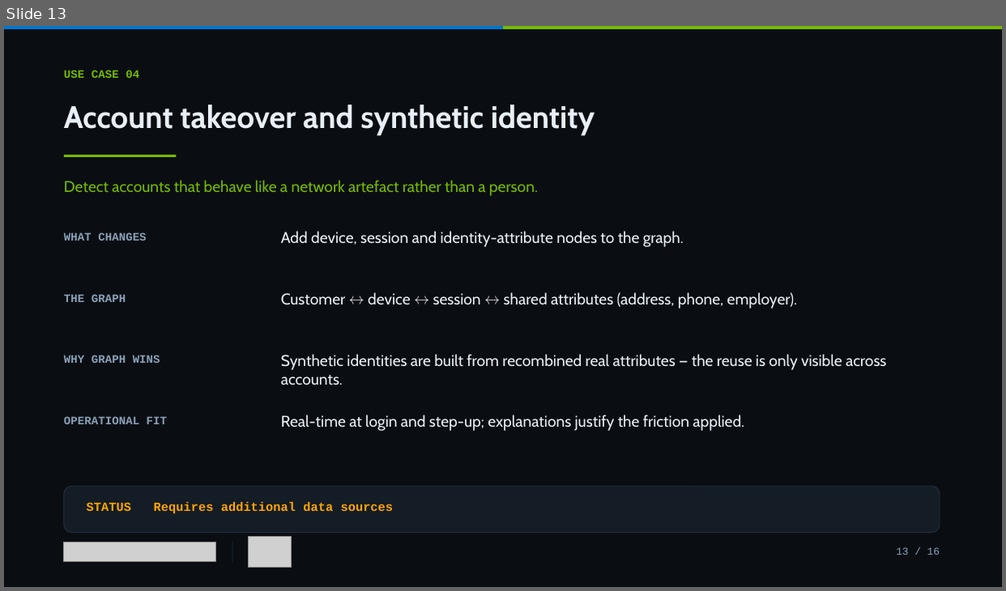
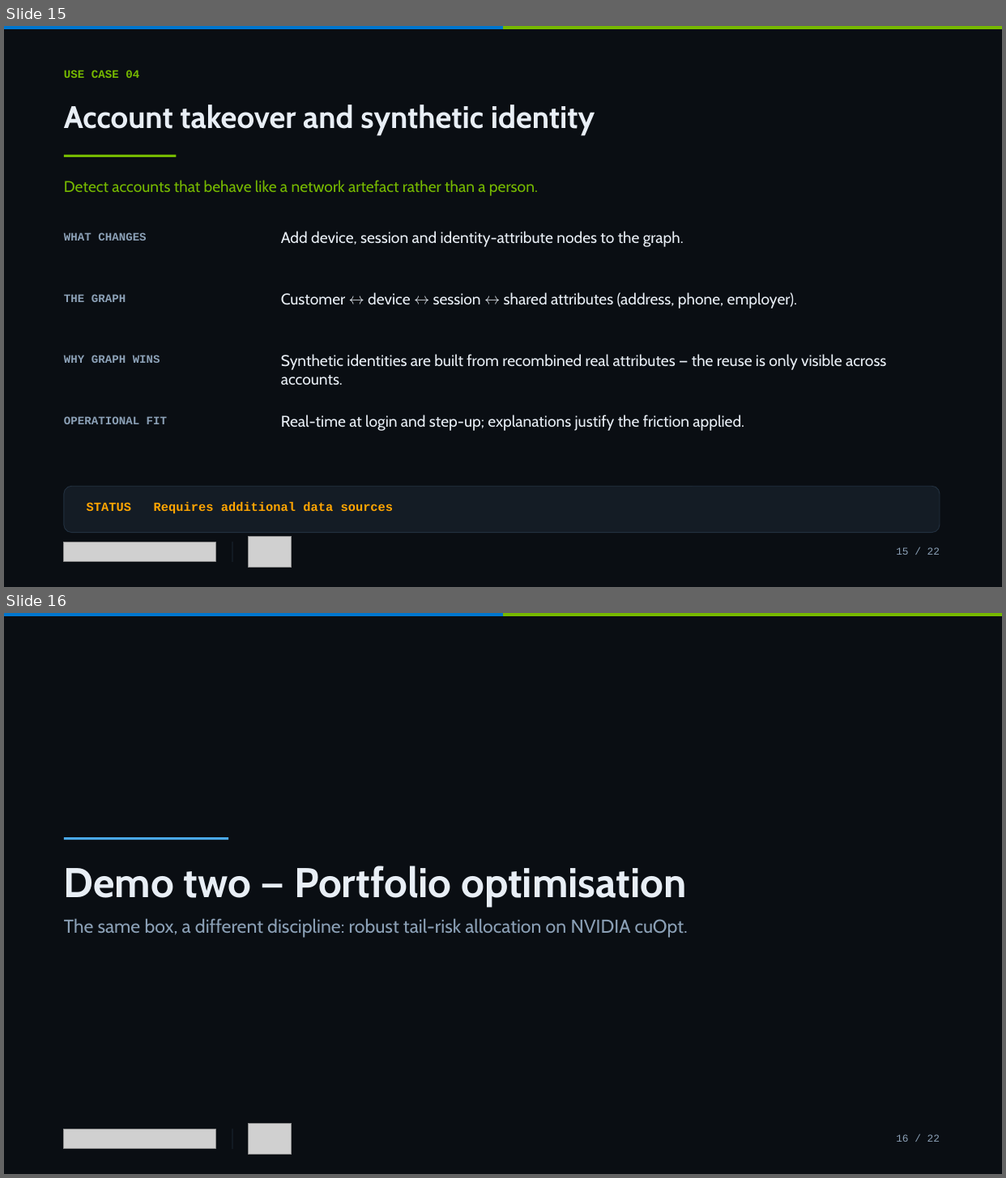
Before and after one commit to tamereissa77/Dell-Money2020, a slide deck: financial-fraud-detection/deck/Financial-Fraud-Detection-GB10.pptx. Shown one above the other, each under a label of ours: slide 13 before the commit, slides 15 and 16 after it. The pictures are 1006x591 and 1006x1178 pixels, drawn with LibreOffice and Linux fonts; fonts in the diff are those of the drawing; grey boxes stand for pictures. Boxes give left, top, right and bottom in pixels: in the first picture for what was removed or moved away, otherwise in the second. Text is boxed around its words. In the diff, an @@ line names an element or a change of style, - is before the commit and + after.

```diff
--- a/financial-fraud-detection/deck/Financial-Fraud-Detection-GB10.pptx
+++ b/financial-fraud-detection/deck/Financial-Fraud-Detection-GB10.pptx
@@ slide 16 added at bbox=[4, 613, 1002, 1174], background #FFFFFF @@
@@ rectangle added at bbox=[4, 613, 1002, 1174], fill #0A0E13 @@
@@ rectangle added at bbox=[4, 613, 503, 616], fill #0076CE @@
@@ rectangle added at bbox=[503, 613, 1002, 616], fill #76B900 @@
@@ rectangle added at bbox=[64, 837, 228, 840], fill #4AA8E8 @@
@@ text added at bbox=[64, 866, 688, 938], 18 pt, text #8BA0B6 @@
+Demo two — Portfolio optimisation
+The same box, a different discipline: robust tail-risk allocation on NVIDIA cuOpt.
@@ picture added at bbox=[64, 1130, 216, 1149] @@
@@ rectangle added at bbox=[232, 1129, 233, 1149], fill #22303F @@
@@ picture added at bbox=[249, 1123, 292, 1155] @@
@@ text added at bbox=[896, 1135, 940, 1142], 10 pt, text #8BA0B6 @@
+16 / 22
@@ what was slide 13 is now slide 15 @@
@@ slide 15 changed as well @@
@@ text at bbox=[896, 548, 940, 555]: text changed @@
-13 / 16
+15 / 22
```
Also in this commit, not shown: 14 other slides changed, 5 other slides added, 15 other files.
